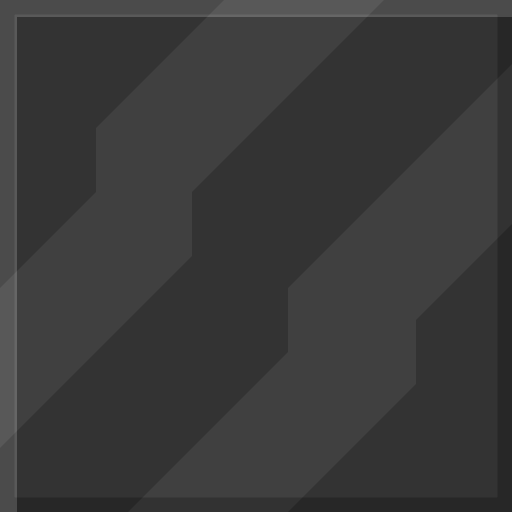
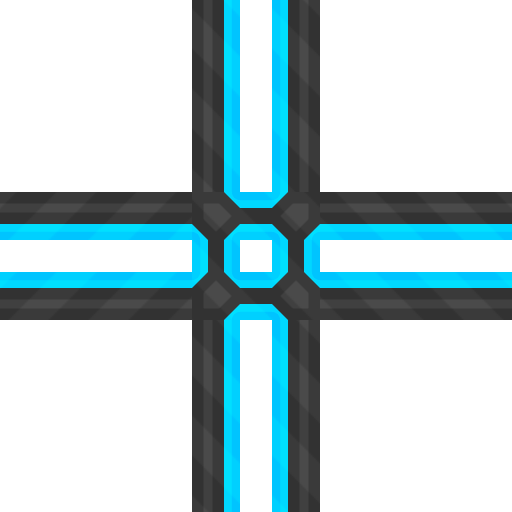
Layered file, before and after one edit (512 × 512). Changes by layer:
removed group "importer_exporter_external_storage" (1st of 2) (2 layers) over (0, 0, 512, 512)
removed layer "Rectangle 1" from group "importer_exporter_external_storage" over (0, 0, 512, 512)
showed group "cable_new" (1st of 2) (12 layers) over (0, 0, 512, 512)
